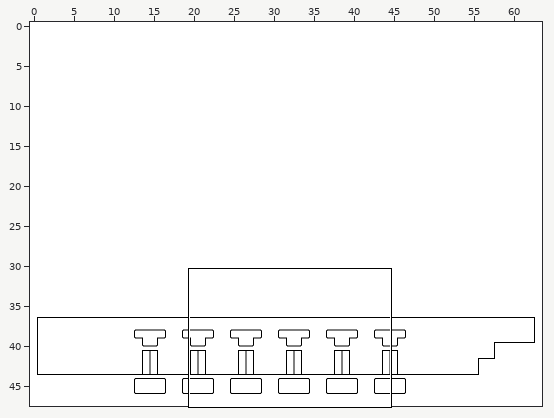
Tiled map: KoboldKit/PlatformerDemo/Resources/32x32/LevelSelection.tmx. The picture above shows the old version from afar; the outline marks the close-up.
Close-up. Earlier state:
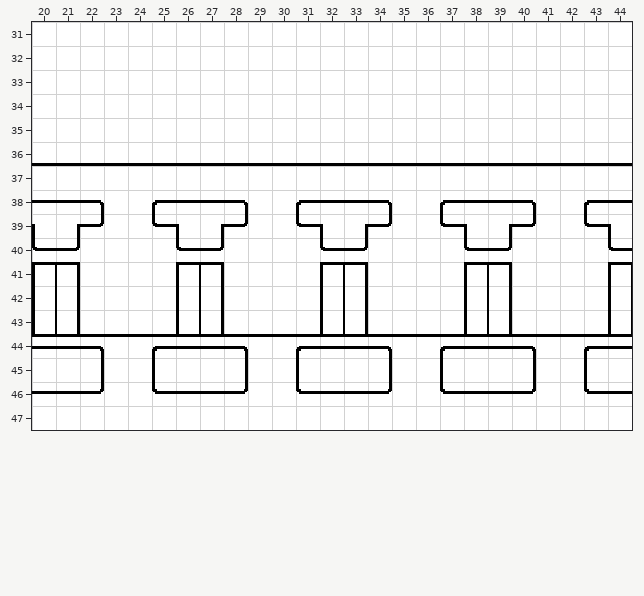
Cells are 16x16 px. Shown: x 20..44, y 31..47. The commit also changed other parts of the map, which this record leaves out. Tiles whose own drawing changed are shown in their newer look in all pictures.
New version:
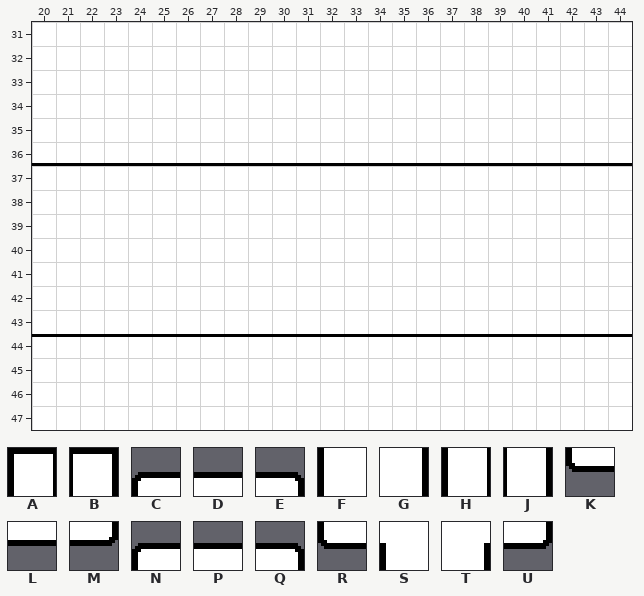
Key: from "Tileset_Geometry_16x16": A 8, B 9, C 10, D 11, E 13, F 15, G 17, H 23, J 24, K 40, L 41, M 43, N 55, P 56, Q 58, R 70, S 71, T 72, U 73.
_ is an empty cell.
What changed:
{"where": "layer \"doors\""}
{"y":41,"x":20,"old":"AB","new":"__"}
{"y":41,"x":26,"old":"AB","new":"__"}
{"y":41,"x":32,"old":"AB","new":"__"}
{"y":41,"x":38,"old":"AB","new":"__"}
{"y":41,"x":44,"old":"A","new":"_"}
{"y":42,"x":20,"old":"HJ","new":"__"}
{"y":42,"x":26,"old":"HJ","new":"__"}
{"y":42,"x":32,"old":"HJ","new":"__"}
{"y":42,"x":38,"old":"HJ","new":"__"}
{"y":42,"x":44,"old":"H","new":"_"}
{"y":43,"x":20,"old":"HJ","new":"__"}
{"y":43,"x":26,"old":"HJ","new":"__"}
{"y":43,"x":32,"old":"HJ","new":"__"}
{"y":43,"x":38,"old":"HJ","new":"__"}
{"y":43,"x":44,"old":"H","new":"_"}
{"where": "layer \"labels\""}
{"y":38,"x":20,"old":"PPQ","new":"___"}
{"y":38,"x":25,"old":"NPPQ","new":"____"}
{"y":38,"x":31,"old":"NPPQ","new":"____"}
{"y":38,"x":37,"old":"NPPQ","new":"____"}
{"y":38,"x":43,"old":"NP","new":"__"}
{"y":39,"x":20,"old":"STU","new":"___"}
{"y":39,"x":25,"old":"RSTU","new":"____"}
{"y":39,"x":31,"old":"RSTU","new":"____"}
{"y":39,"x":37,"old":"RSTU","new":"____"}
{"y":39,"x":43,"old":"RS","new":"__"}
{"y":40,"x":20,"old":"RU","new":"__"}
{"y":40,"x":26,"old":"RU","new":"__"}
{"y":40,"x":32,"old":"RU","new":"__"}
{"y":40,"x":38,"old":"RU","new":"__"}
{"y":40,"x":44,"old":"R","new":"_"}
{"y":44,"x":20,"old":"DDE","new":"___"}
{"y":44,"x":25,"old":"CDDE","new":"____"}
{"y":44,"x":31,"old":"CDDE","new":"____"}
{"y":44,"x":37,"old":"CDDE","new":"____"}
{"y":44,"x":43,"old":"CD","new":"__"}
{"y":45,"x":22,"old":"G","new":"_"}
{"y":45,"x":25,"old":"F","new":"_"}
{"y":45,"x":28,"old":"G","new":"_"}
{"y":45,"x":31,"old":"F","new":"_"}
{"y":45,"x":34,"old":"G","new":"_"}
{"y":45,"x":37,"old":"F","new":"_"}
{"y":45,"x":40,"old":"G","new":"_"}
{"y":45,"x":43,"old":"F","new":"_"}
{"y":46,"x":20,"old":"LLM","new":"___"}
{"y":46,"x":25,"old":"KLLM","new":"____"}
{"y":46,"x":31,"old":"KLLM","new":"____"}
{"y":46,"x":37,"old":"KLLM","new":"____"}
{"y":46,"x":43,"old":"KL","new":"__"}
{"label":"removed","picture_box":[32,200,104,394]}
{"label":"removed","picture_box":[152,200,248,394]}
{"label":"removed","picture_box":[296,200,392,394]}
{"label":"removed","picture_box":[440,200,536,394]}
{"label":"removed","picture_box":[584,200,632,394]}
